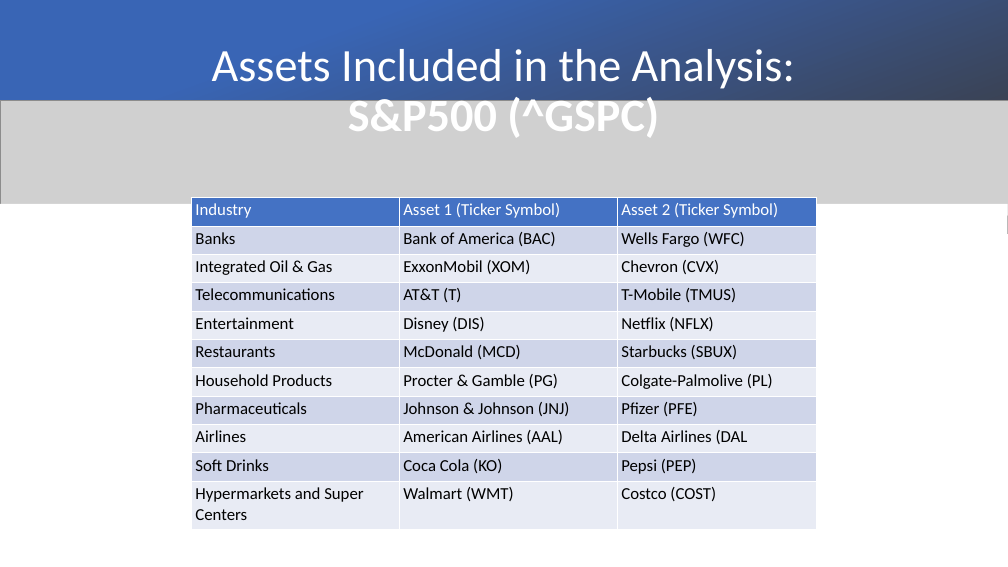
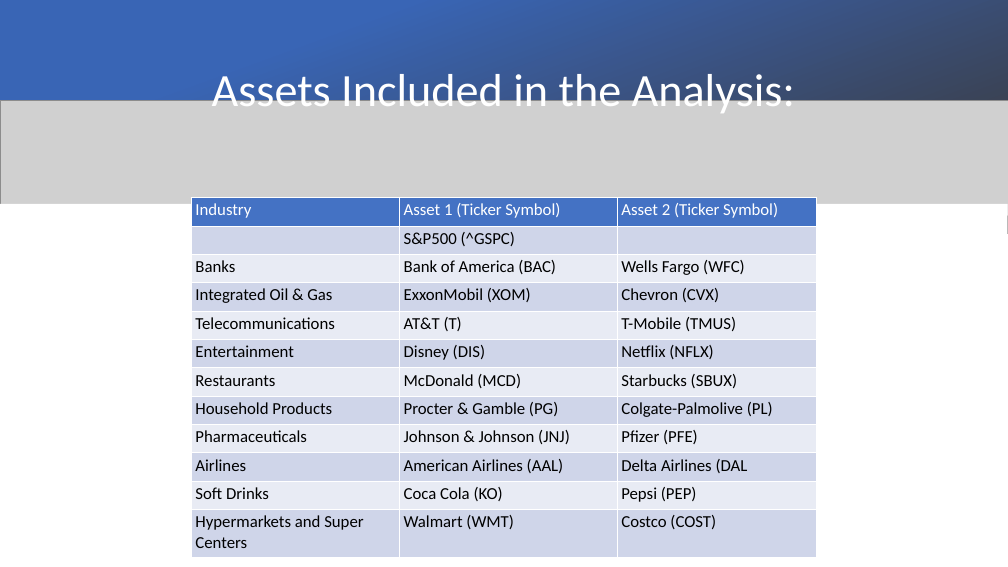
Before and after one commit to claybeaver/Group9_Project1, a slide deck: slide 3 of Final_Presentation.pptx. Drawn at 1008x567 pixels with LibreOffice and Linux fonts; fonts in the diff are those of the drawing; grey boxes stand for pictures. Boxes give left, top, right and bottom in pixels: in the first picture for what was removed or moved away, otherwise in the second. Text is boxed around its words. In the diff, an @@ line names an element or a change of style, - is before the commit and + after.

```diff
--- a/Final_Presentation.pptx
+++ b/Final_Presentation.pptx
@@ title at bbox=[212, 67, 795, 117]: text changed @@
-Assets Included in the Analysis:
-S&P500 (^GSPC)
+Assets Included in the Analysis:
@@ table at bbox=[191, 197, 817, 557] @@
+row 2:  | S&P500 (^GSPC) | 
```
Also in this commit, not shown: 4 other slides changed, 5 other files.
